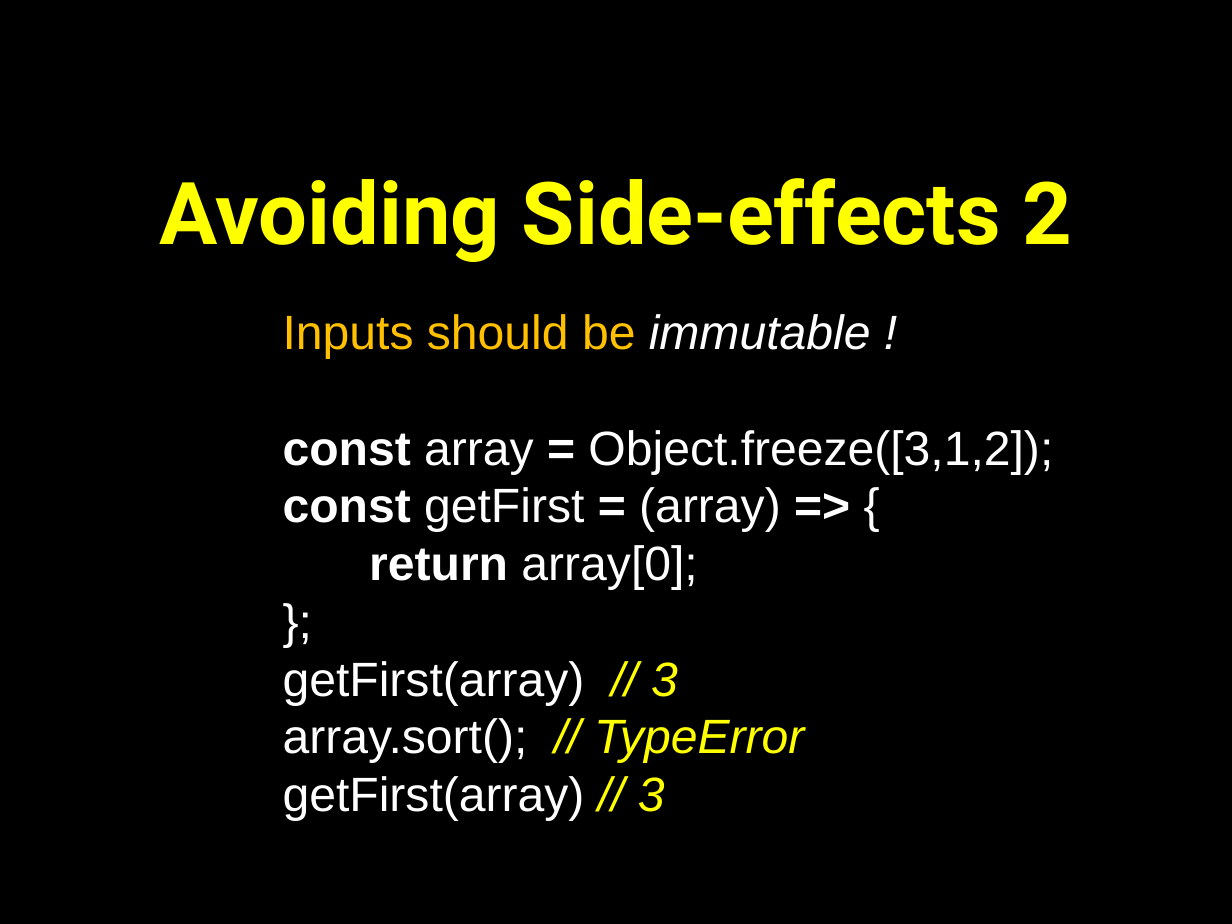
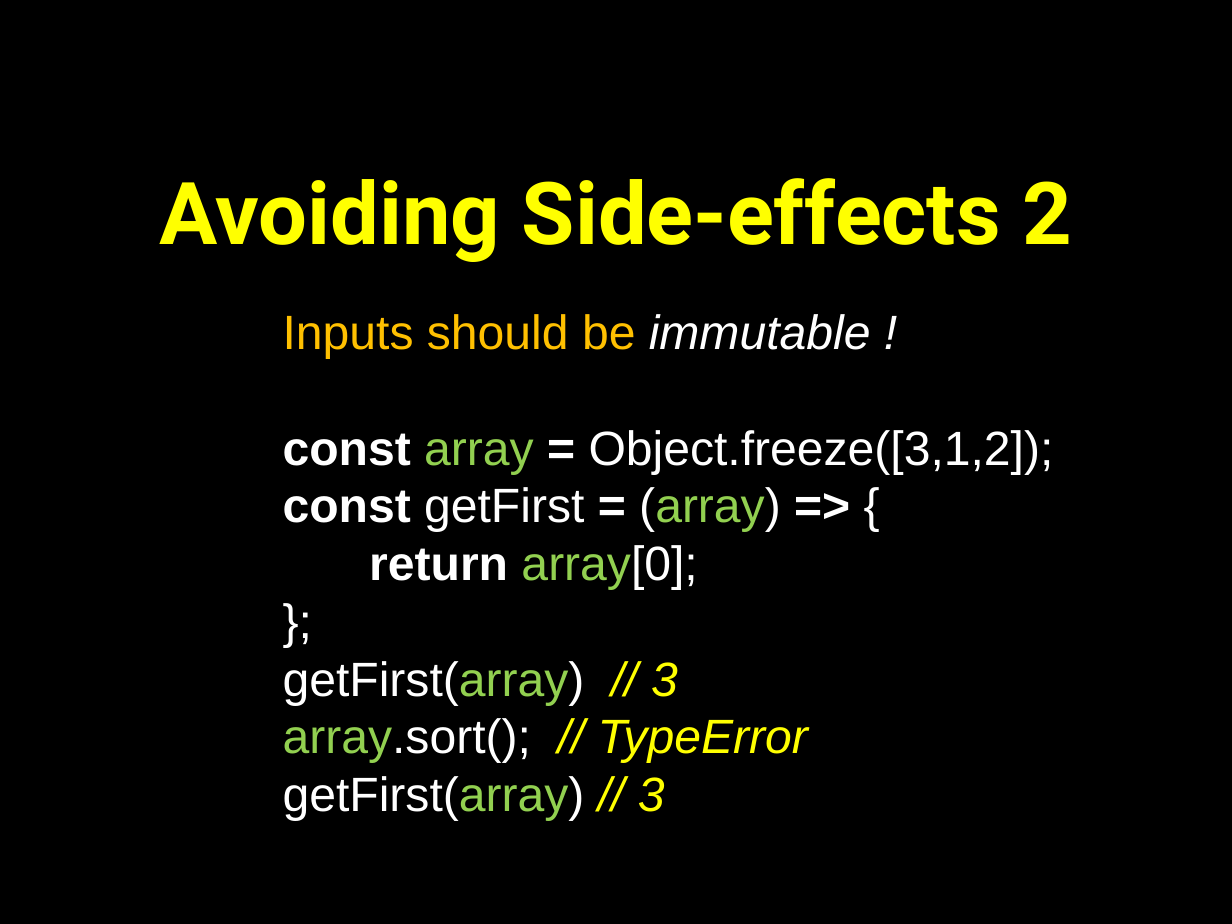
Before and after one commit to petereijgermans11/frontend-cursus, a slide deck: slide 8 of frontend-cursus/ 5 - Functional programmming.pptx. Drawn at 1232x924 pixels with LibreOffice and Linux fonts; fonts in the diff are those of the drawing. Boxes give left, top, right and bottom in pixels: in the first picture for what was removed or moved away, otherwise in the second. Text is boxed around its words. In the diff, an @@ line names an element or a change of style, - is before the commit and + after.

```diff
--- a/frontend-cursus/ 5 - Functional programmming.pptx
+++ b/frontend-cursus/ 5 - Functional programmming.pptx
@@ text at [283,430,1054,821]: text colour #FFFFFF to #92D050 in "array", "(array)", "array[0];", "getFirst(array)" and 2 more places @@
```
Also in this commit, not shown: 3 other slides changed, 6 other files.
